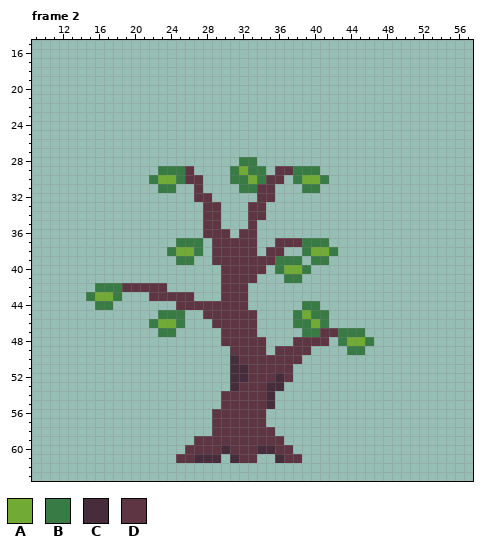
A pixel-art file gets an edit: Assets/2. Graphics/Plants/AppleTree.aseprite. Above, as it was before the edit.
64x64 pixels, 4 frames. Shown: frame 2: x 9..57, y 15..63. The old version is drawn lined up with the new one. The commit also changed other frames, which this record leaves out.
Palette (. is transparent): A #71aa34  B #397b44  C #472d3c  D #5e3643
Pixels before, frame 2 (only the part around the change), first column x 21:
51 ..........CCDDDDD...........
52 ..........CCDDDCD...........
53 ..........CDDDCC............
54 .........DDDDDC.............
55 .........DDDDDC.............
56 ........DDDDDD..............
57 ........DDDDDD..............
58 ........DDDDDDD.............
59 ......DDDDDDDDDD............
60 .....DDDDCDDDCCDD...........
61 ....DDCCC.CDD..CDD..........
62 ............................
63 ............................
And afterwards:
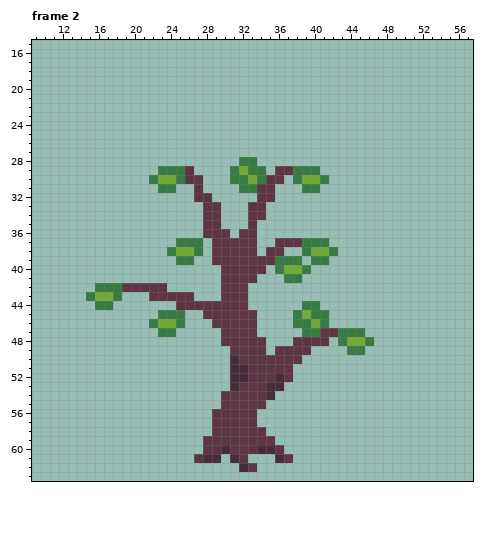
Difference:
whole drawing moved by +0,-2 (the old picture is shown already moved)
Frame 2:
y 55: x 35 C -> .
y 56..57: x 34 D -> .
y 58: x 35 D -> .
y 59: x 27 D -> .; x 36 D -> .
y 60: x 26..27 DD -> ..; x 37 D -> .
y 61: x 25..27 DDC -> ..D; x 33 D -> .; x 38 D -> .
y 62: x 32..33 .. -> CD
Where, in picture pixels (left, top, right, bottom), the same in both pictures:
changed: (176, 400, 302, 472)
